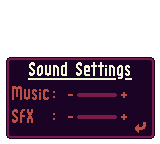
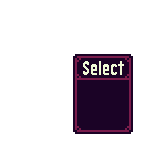
Comparing the layer stacks of the two (160, 144) images. Changes:
showed group "Layer Group" (7 layers) over (x1=6, y1=54, x2=133, y2=139)
added layer "blank.png copy #7" in group "Layer Group" over (x1=73, y1=54, x2=133, y2=134)
showed "blank.png" over (x1=73, y1=54, x2=133, y2=134)
hid "Layer #4" over (x1=12, y1=86, x2=148, y2=133)
hid "Layer #3" over (x1=28, y1=62, x2=137, y2=83)
hid "Layer #1" over (x1=6, y1=57, x2=155, y2=139)
